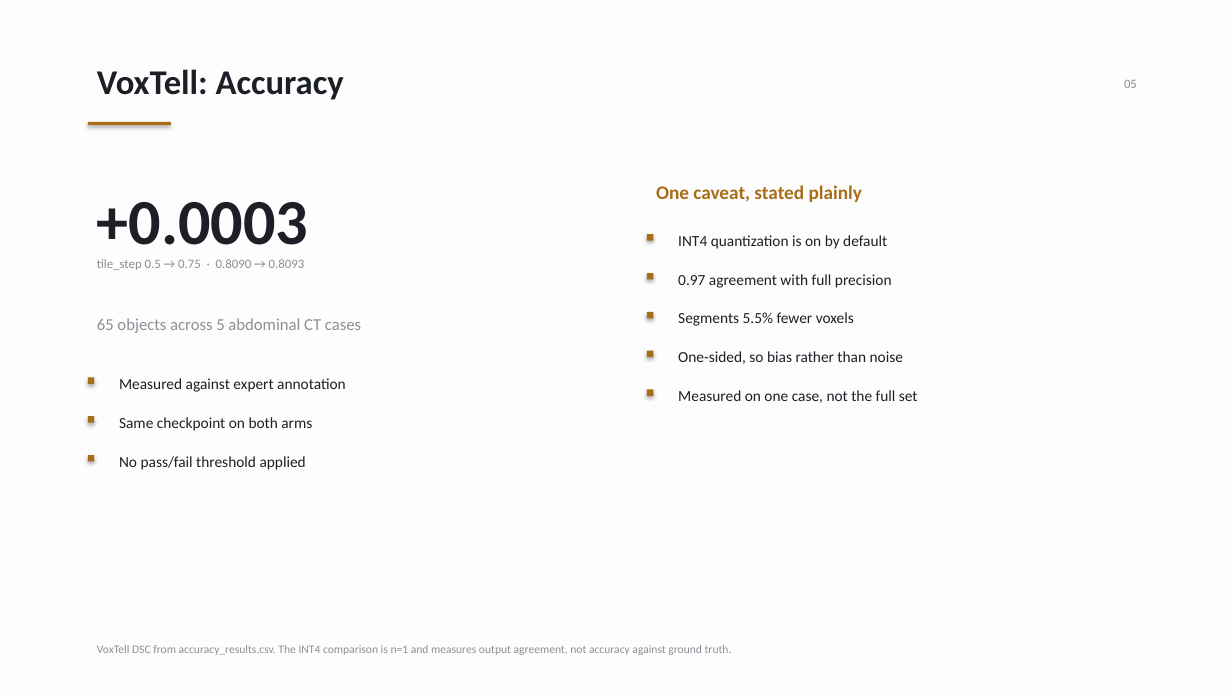
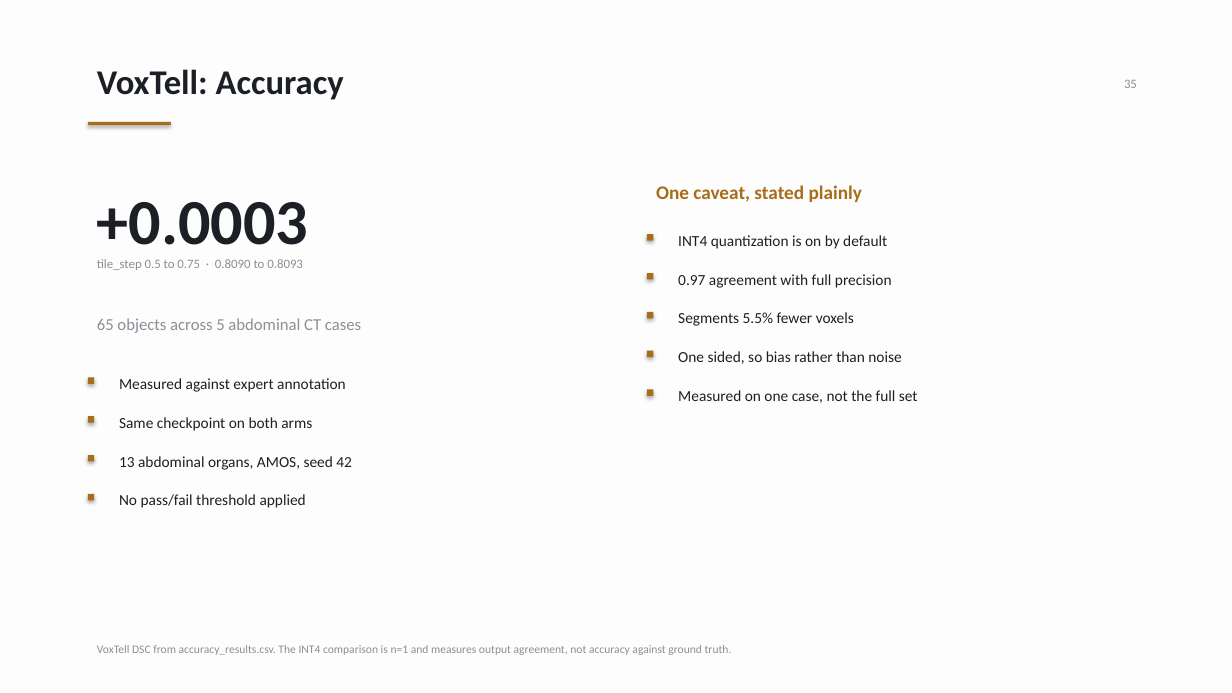
Before and after one commit to pentaexe/VoxTell-main, a slide deck: slide 35 of slides.pptx (slide 5 before the commit). Drawn at 1232x693 pixels with LibreOffice and Linux fonts; fonts in the diff are those of the drawing. Boxes give left, top, right and bottom in pixels: in the first picture for what was removed or moved away, otherwise in the second. Text is boxed around its words. In the diff, an @@ line names an element or a change of style, - is before the commit and + after.

```diff
--- a/slides.pptx
+++ b/slides.pptx
@@ text at box(1124, 80, 1137, 88): text changed @@
-05
+35
@@ text at box(97, 259, 303, 270): text changed @@
-tile_step 0.5 → 0.75 · 0.8090 → 0.8093
+tile_step 0.5 to 0.75 · 0.8090 to 0.8093
@@ text at box(678, 351, 901, 364): text changed @@
-One-sided, so bias rather than noise
+One sided, so bias rather than noise
@@ text added at box(119, 456, 352, 470), 12 pt, text #1C2026 @@
+13 abdominal organs, AMOS, seed 42
@@ rectangle added at box(88, 494, 94, 500), fill #A86D18 @@
@@ text "No pass/fail threshold applied": place and size @@
-text "No pass/fail threshold applied" at box(119, 456, 306, 470)
+text "No pass/fail threshold applied" at box(119, 494, 306, 508)
```
Also in this commit, not shown: 4 other slides changed, 46 slides added, 3 slides removed, 1 other file.
